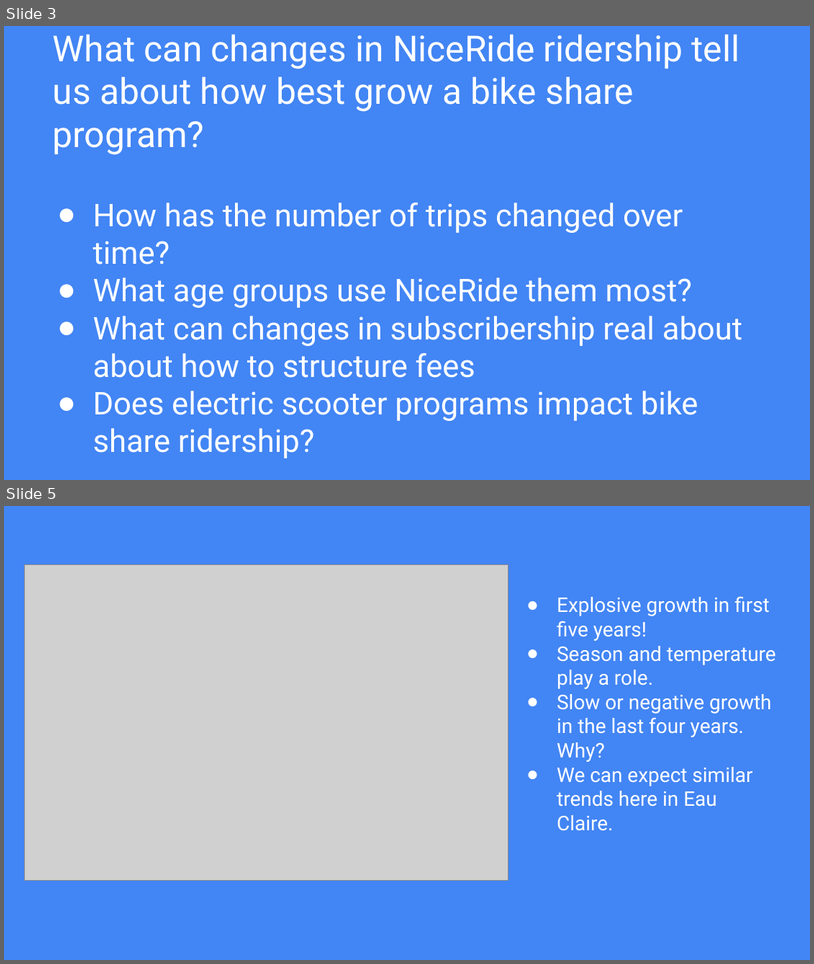
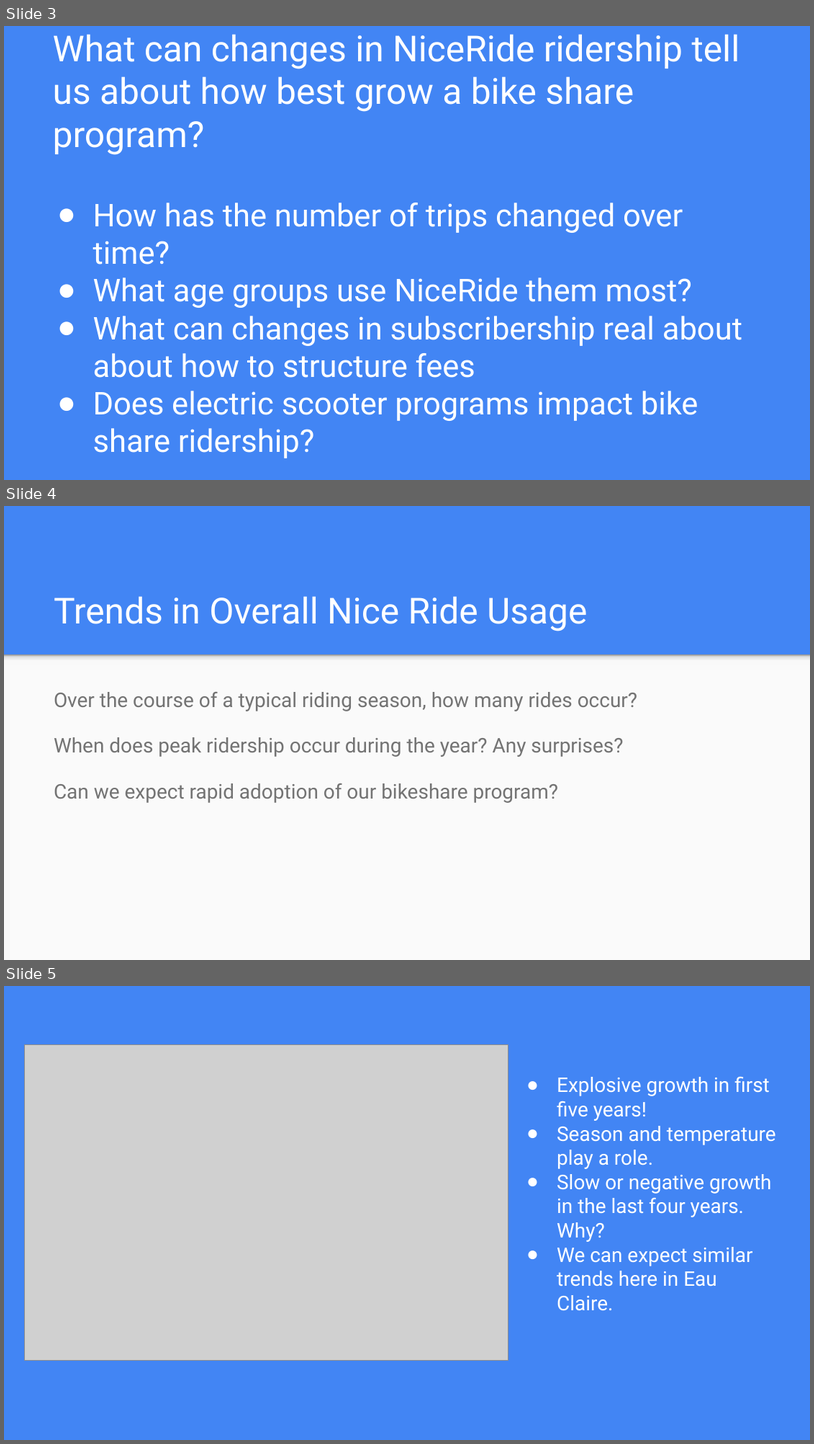
Before and after one commit to tdrygg/Group-Project, a slide deck: Patterns_In_NiceRide_Group6_Final.pptx. Shown one above the other, each under a label of ours: slides 3 and 5 before the commit, slides 3, 4 and 5 after it; the slides between them are not shown. The pictures are 814x964 and 814x1444 pixels, drawn with LibreOffice and Linux fonts; fonts in the diff are those of the drawing; grey boxes stand for pictures. Boxes give left, top, right and bottom in pixels: in the first picture for what was removed or moved away, otherwise in the second. Text is boxed around its words. In the diff, an @@ line names an element or a change of style, - is before the commit and + after.

```diff
--- a/Patterns_In_NiceRide_Group6_Final.pptx
+++ b/Patterns_In_NiceRide_Group6_Final.pptx
@@ slide 4 added at [4,506,810,960], background #4285F4 @@
@@ title added at [54,596,587,631], 32 pt, text #FFFFFF @@
+Trends in Overall Nice Ride Usage
@@ rectangle added at [4,654,810,959], fill #FAFAFA @@
@@ rectangle added at [4,654,810,664], fill gradient #F9F9F9 to #DEDEDE to #999999 @@
@@ text added at [54,692,638,803], 18 pt, text #737373 @@
+Over the course of a typical riding season, how many rides occur?
+When does peak ridership occur during the year? Any surprises?
+Can we expect rapid adoption of our bikeshare program?
```
Also in this commit, not shown: 4 slides changed, 4 other slides added, 1 slide removed, 1 other file.
